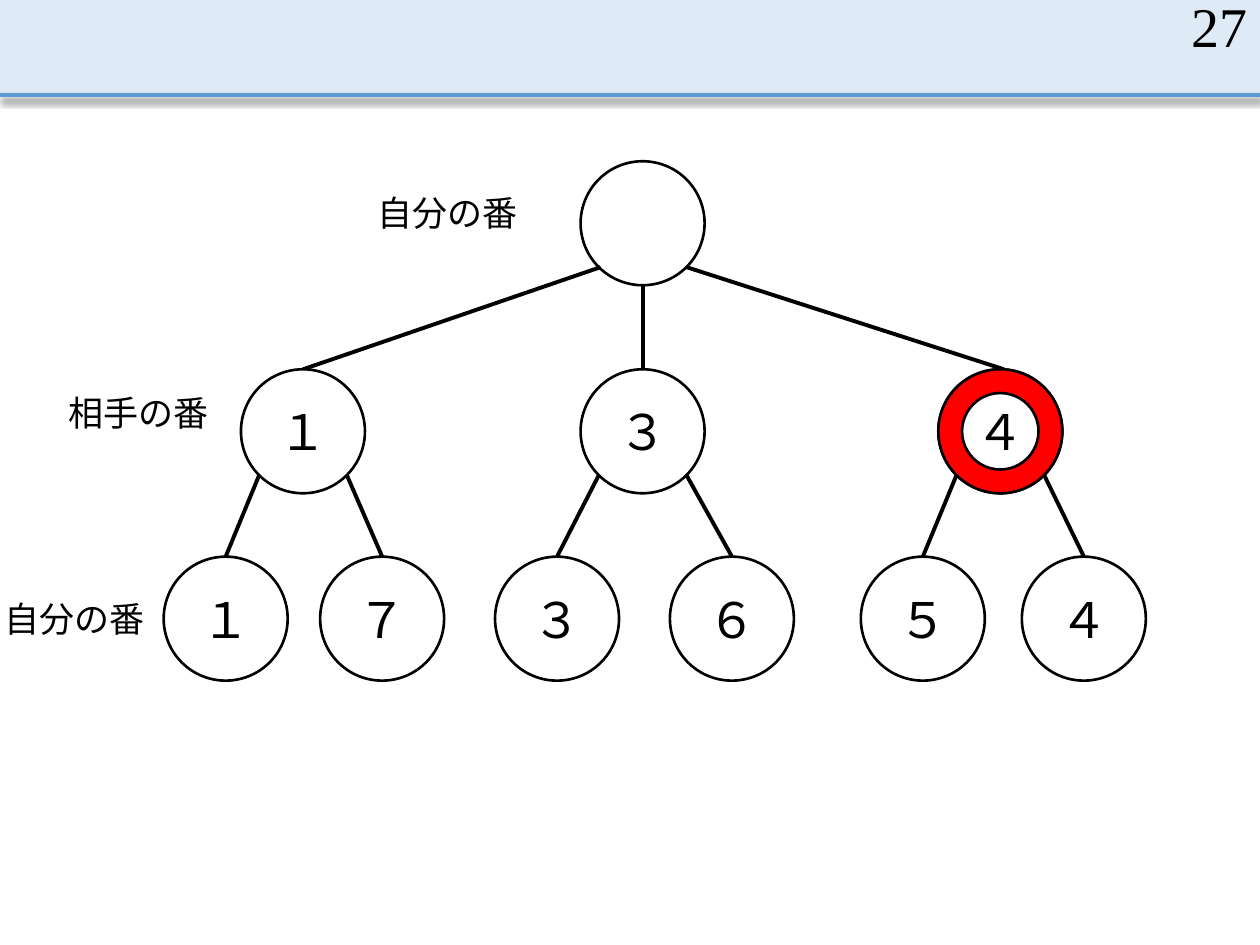
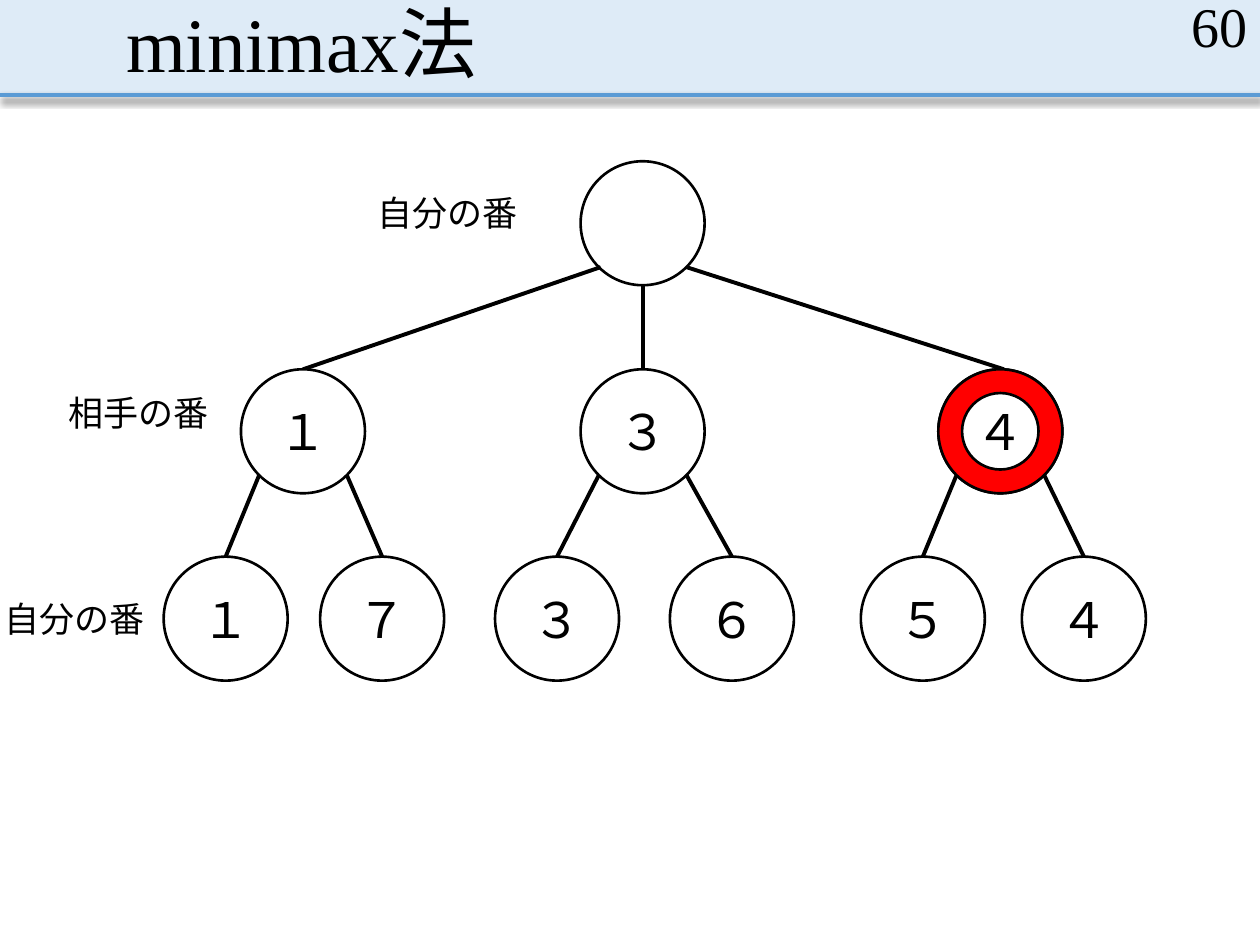
Before and after one commit to MasayaOda/SR, a slide deck: slide 60 of 中間発表1210.pptx (slide 27 before the commit). Drawn at 1260x945 pixels with LibreOffice and Linux fonts; fonts in the diff are those of the drawing. Boxes give left, top, right and bottom in pixels: in the first picture for what was removed or moved away, otherwise in the second. Text is boxed around its words. In the diff, an @@ line names an element or a change of style, - is before the commit and + after.

```diff
--- a/中間発表1210.pptx
+++ b/中間発表1210.pptx
@@ title added at [126,12,477,78], 44 pt, text #000000 @@
+minimax法
@@ page number at [1191,9,1247,48]: text changed @@
-27
+60
```
Also in this commit, not shown: 11 other slides changed, 8 slides added, 2 slides removed, 5 other files.
